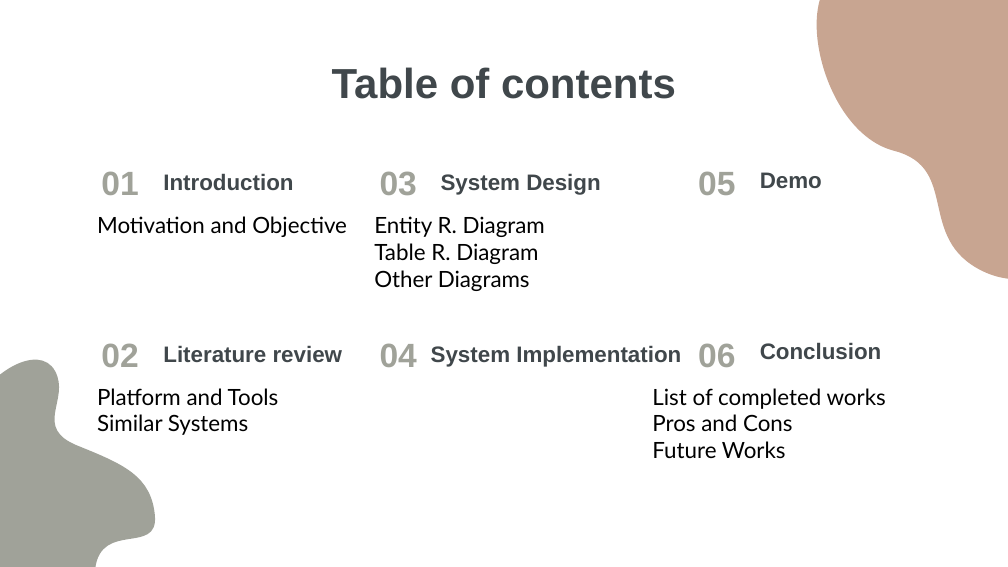
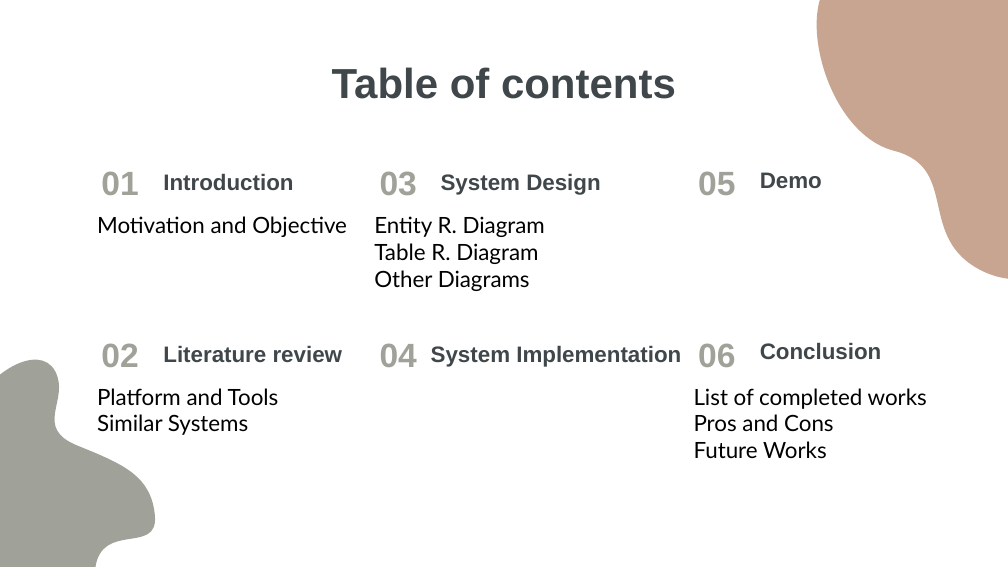
Before and after one commit to Khoa100500/WebApplicationProject-BugTracker, a slide deck: slide 3 of Report + Presentation/Group 5 Presentation.pptx. Drawn at 1008x567 pixels with LibreOffice and Linux fonts; fonts in the diff are those of the drawing. Boxes give left, top, right and bottom in pixels: in the first picture for what was removed or moved away, otherwise in the second. Text is boxed around its words. In the diff, an @@ line names an element or a change of style, - is before the commit and + after.

```diff
--- a/Report + Presentation/Group 5 Presentation.pptx
+++ b/Report + Presentation/Group 5 Presentation.pptx
@@ subtitle "List of completed works": place and size @@
-subtitle "List of completed works" at bbox=[652, 388, 886, 458]
+subtitle "List of completed works" at bbox=[694, 388, 927, 458]
```
Also in this commit, not shown: 5 other slides changed, 1 slide added, 2 slides removed.
